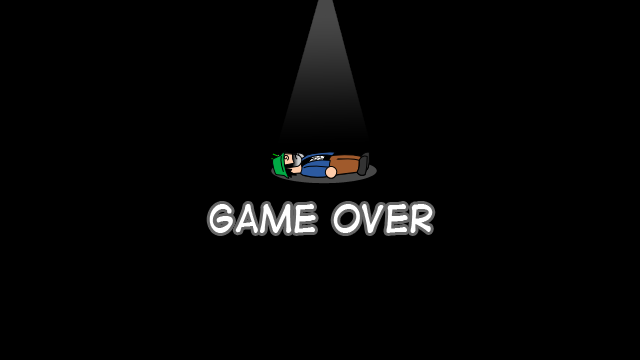
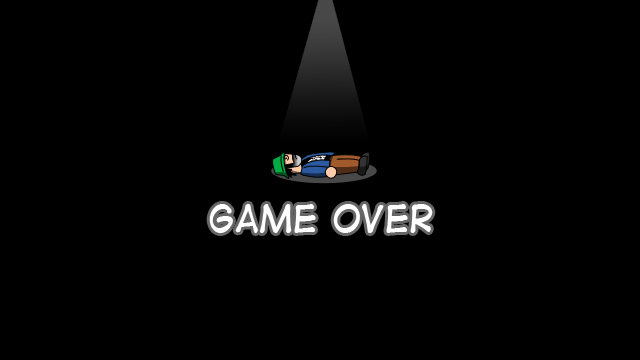
Layers edited between the first and the second 640×360 image:
removed layer "pato" over left=272, top=151, right=370, bottom=179
removed layer "ripo" over left=271, top=150, right=370, bottom=179
added layer "Pato" above "Ripolles" over left=272, top=151, right=370, bottom=179
